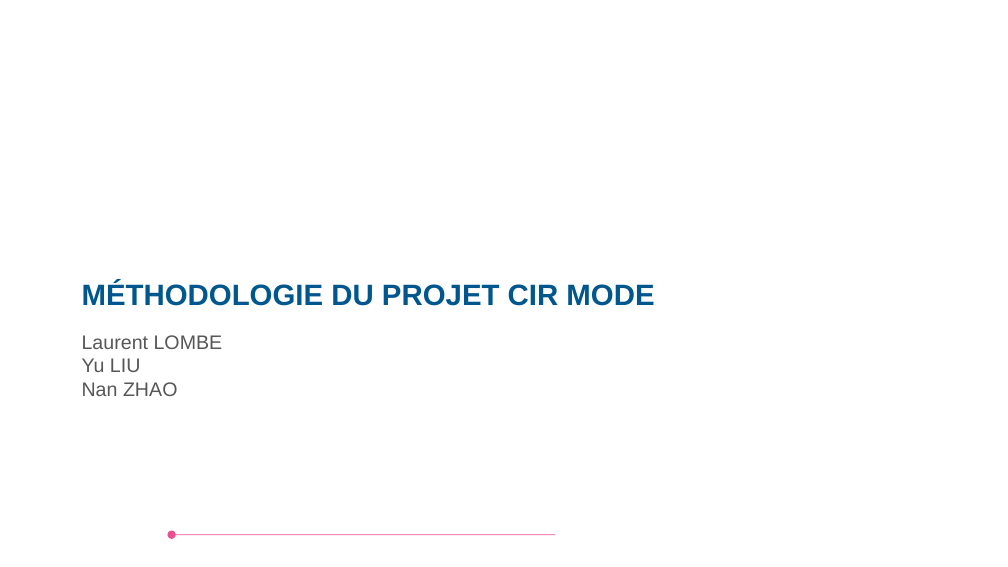
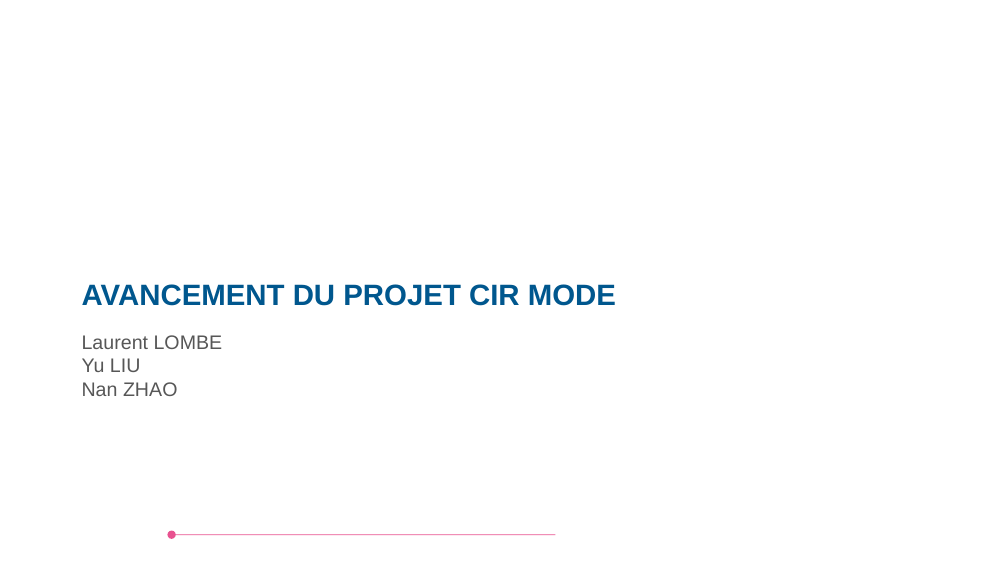
Before and after one commit to nanzhao2016/Projet_Mode, a slide deck: slide 1 of methodologie.pptx. Drawn at 1008x567 pixels with LibreOffice and Linux fonts; fonts in the diff are those of the drawing; background and template pictures are left out. Boxes give left, top, right and bottom in pixels: in the first picture for what was removed or moved away, otherwise in the second. Text is boxed around its words. In the diff, an @@ line names an element or a change of style, - is before the commit and + after.

Commit message:
avancement sprint 2

```diff
--- a/methodologie.pptx
+++ b/methodologie.pptx
@@ text at [82, 284, 616, 306]: text changed @@
-MÉTHODOLOGIE DU PROJET CIR MODE
+AVANCEMENT DU PROJET CIR MODE
```
Also in this commit, not shown: 1 other slide changed, 6 slides added.
